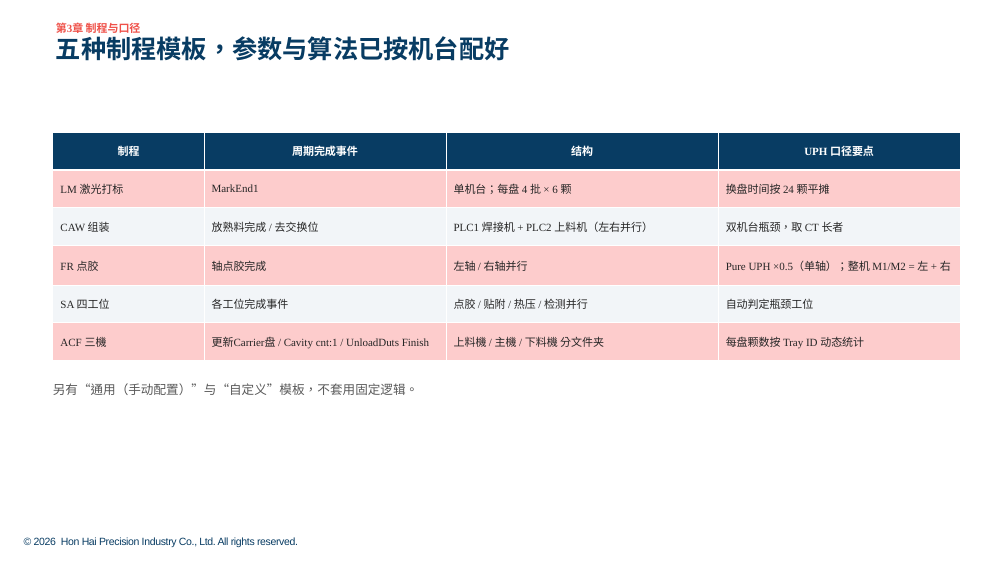
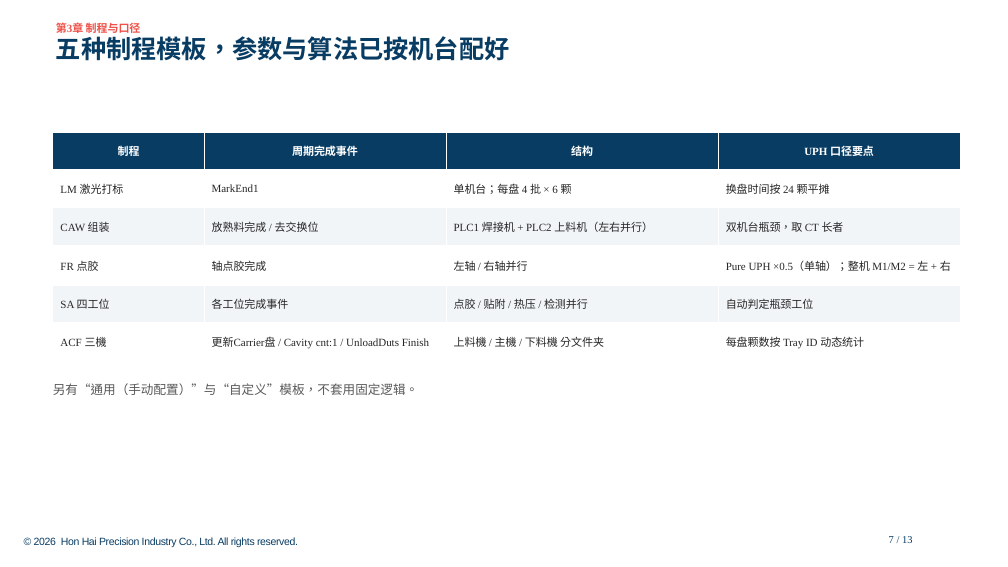
Before and after one commit to Longtianhong88888/MC_LogAnalysis, a slide deck: slide 7 of docs/usage_deck/final/机台log分析使用说明.pptx. Drawn at 1008x567 pixels with LibreOffice and Linux fonts; fonts in the diff are those of the drawing; background and template pictures are left out. Boxes give left, top, right and bottom in pixels: in the first picture for what was removed or moved away, otherwise in the second. Text is boxed around its words. In the diff, an @@ line names an element or a change of style, - is before the commit and + after.

Commit message:
docs: 使用说明PPT高保真复核与格式优化（PowerPoint可用）
- PowerPoint自动化恢复，导出13页高保真预览(144dpi)+contact sheet
- 修复①：模板SLIDE_NUMBER占位未实例化导致页码缺失→每页右下补页码(n/13)
- 修复②：python-pptx默认表格样式带模板红色条纹→所有表格单元格显式填充
- render_review通过(0 error)；模板版权/logo/封面54pt标题/甘特图渲染确认正常
- final已更新，review_log/handoff同步

```diff
--- a/docs/usage_deck/final/机台log分析使用说明.pptx
+++ b/docs/usage_deck/final/机台log分析使用说明.pptx
@@ table at (53,132,960,359) @@
@@ fill #FDCCCD to #FFFFFF in 12 cells @@
@@ text added at (889,536,912,543), 10 pt, text #083C63 @@
+7 / 13
```
Also in this commit, not shown: 12 other slides changed, 15 other files.
